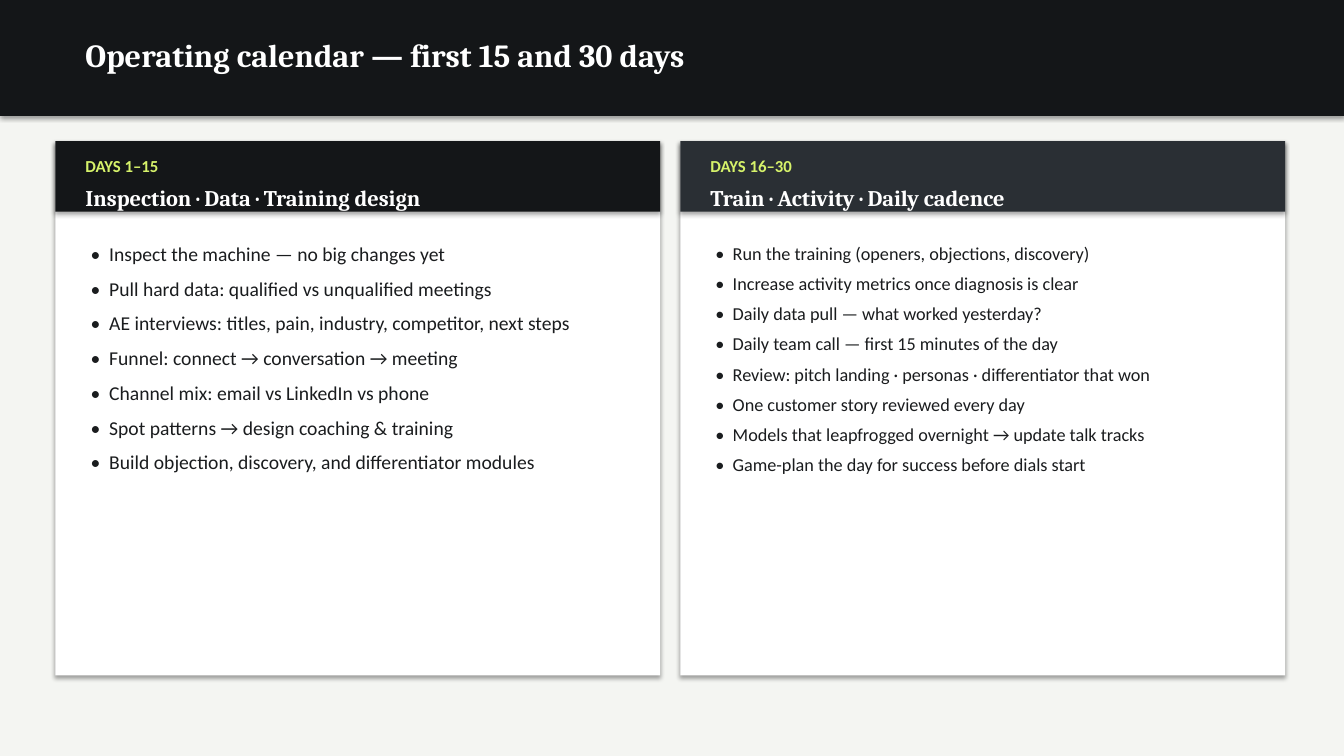
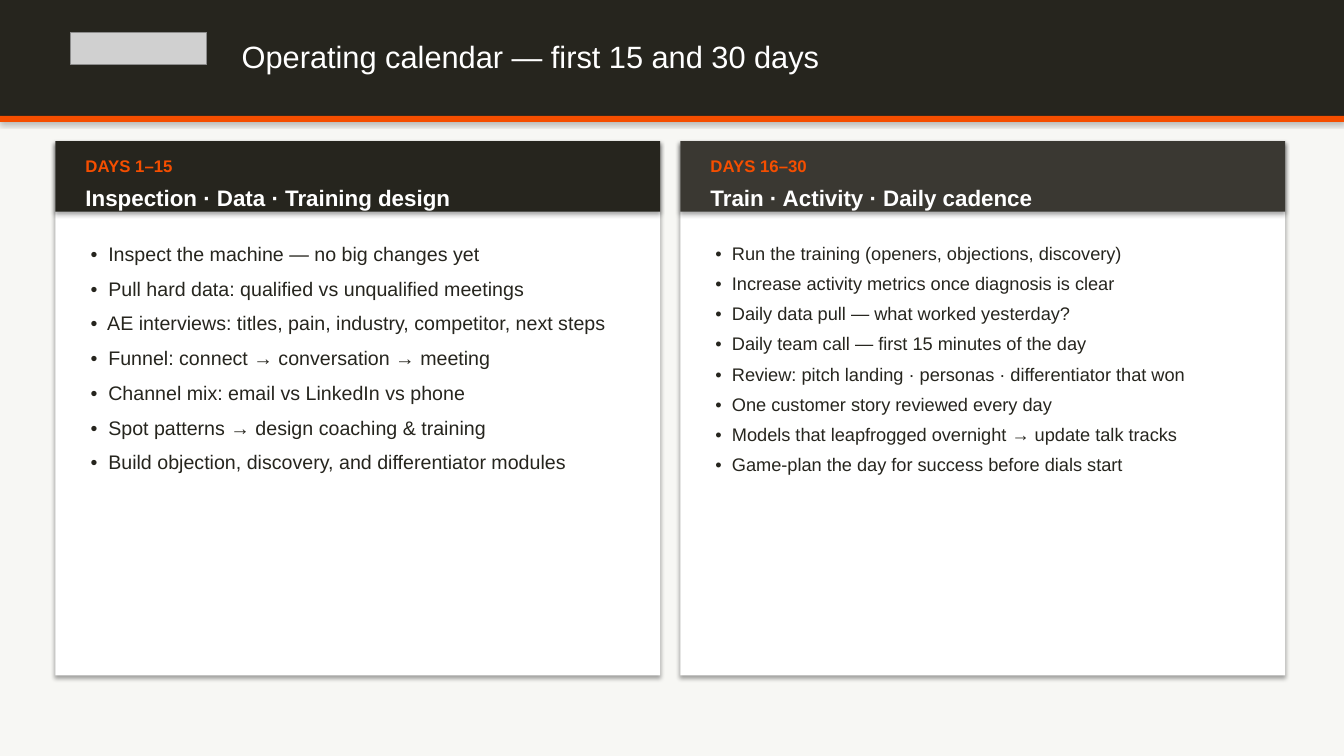
Before and after one commit to dempseli01-stack/lindsey, a slide deck: slide 6 of Lindsey_Presentation.pptx. Drawn at 1344x756 pixels with LibreOffice and Linux fonts; fonts in the diff are those of the drawing; grey boxes stand for pictures. Boxes give left, top, right and bottom in pixels: in the first picture for what was removed or moved away, otherwise in the second. Text is boxed around its words. In the diff, an @@ line names an element or a change of style, - is before the commit and + after.

```diff
--- a/Lindsey_Presentation.pptx
+++ b/Lindsey_Presentation.pptx
@@ rectangle at [0, 0, 1344, 756]: fill #F4F5F2 to #F7F7F4 @@
@@ rectangle at [0, 0, 1344, 116]: fill #141618 to #26251E @@
@@ picture added at [71, 32, 207, 65] @@
@@ text "Operating calendar — first 15 ...": place and size @@
-text "Operating calendar — first 15 ..." at [85, 44, 685, 74]
+text "Operating calendar — first 15 ..." at [242, 45, 819, 73]
@@ text "Operating calendar — first 15 ..." at [242, 45, 819, 73]: size 23 to 22 pt, font Cambria to Arial, bold off @@
@@ rectangle added at [0, 116, 1344, 122], fill #F54E00 @@
@@ rectangle at [55, 141, 660, 212]: fill #141618 to #26251E @@
@@ rectangle at [681, 141, 1286, 212]: fill #2A2F34 to #3A3832 @@
@@ text "DAYS 1–15" at [85, 160, 172, 172]: font Calibri to Arial, text colour #D6F26A to #F54E00 @@
@@ text "Inspection · Data · Training ..." at [85, 189, 450, 212]: font Cambria to Arial @@
@@ text "DAYS 16–30" at [710, 160, 807, 172]: font Calibri to Arial, text colour #D6F26A to #F54E00 @@
@@ text "Train · Activity · Daily ..." at [710, 189, 1032, 212]: font Cambria to Arial @@
@@ text "• Inspect the machine — ..." at [107, 246, 605, 473]: font Calibri to Arial, text colour #1A1C1E to #26251E @@
@@ text "• Run the training (openers, ..." at [732, 246, 1184, 475]: font Calibri to Arial, text colour #1A1C1E to #26251E @@
```
Also in this commit, not shown: 21 other slides changed, 5 other files.
